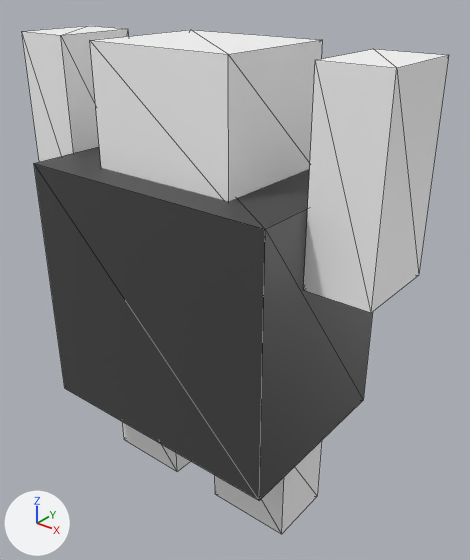
The FBX model JWF2/Assets/JWF/Models/Player/fbx_Player.fbx as it was, and as the next commit left it.
Both versions are drawn from a 50 mm camera at (0.00835, -0.0096, 0.00626) aimed at (0.00036, 0.00039, 0.00007). Every picture has the same lights, and +X, +Y and +Z are marked at lower left. Mesh edges are drawn as thin lines. Where no turn or scale is listed for an object, it has been applied to the vertices.

In view in the first picture: 'sm_Player1'.
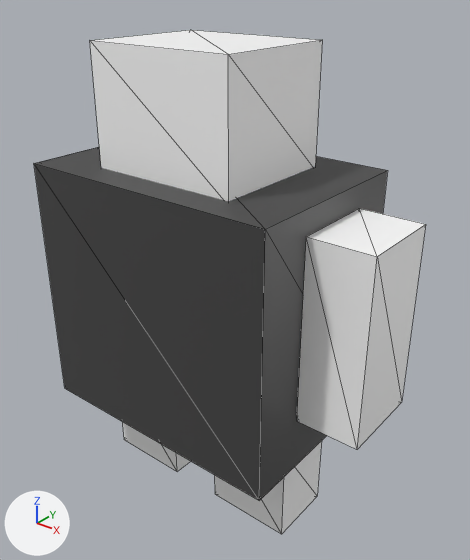
Boxes (x1, y1, x2, y2) around the edits, measured in the pictures (470 x 560 px; the box of a moved part takes in the faces that stretch with it):
'sm_Player1', reshaped (8% narrower): before (22, 26, 449, 534); after (34, 30, 426, 534)
part 1 of me_mesh, moved or reshaped (not visible afterwards): before (22, 26, 128, 162)
part 2 of me_mesh, moved or reshaped: before (303, 49, 449, 313); after (297, 208, 426, 449)

Patch to the scene script:
```diff
--- a/JWF2/Assets/JWF/Models/Player/fbx_Player.fbx.py
+++ b/JWF2/Assets/JWF/Models/Player/fbx_Player.fbx.py
@@ me_mesh @@
 me_mesh.from_pydata(...)  # 48 vertices, 66 faces; spans x -0.00439..0.00425, y -0.00203..0.00203, z -0.005..0.005
 # used by ob_sm_player1; location = (0.0, 0.0, 0.0)
+# me_mesh part 1: the loose piece of 8 vertices spanning x -0.00439..-0.00307, y -0.00091..0.00091, z 0.00114..0.00497 is moved by (0.0, 0.0, -0.00283)
+# me_mesh part 2: the loose piece of 8 vertices spanning x 0.00293..0.00425, y -0.00091..0.00091, z 0.00114..0.00497 is moved by (0.0, 0.0, -0.00283)
 me_mesh.materials.append(mat_mat_playerprimary)
```
